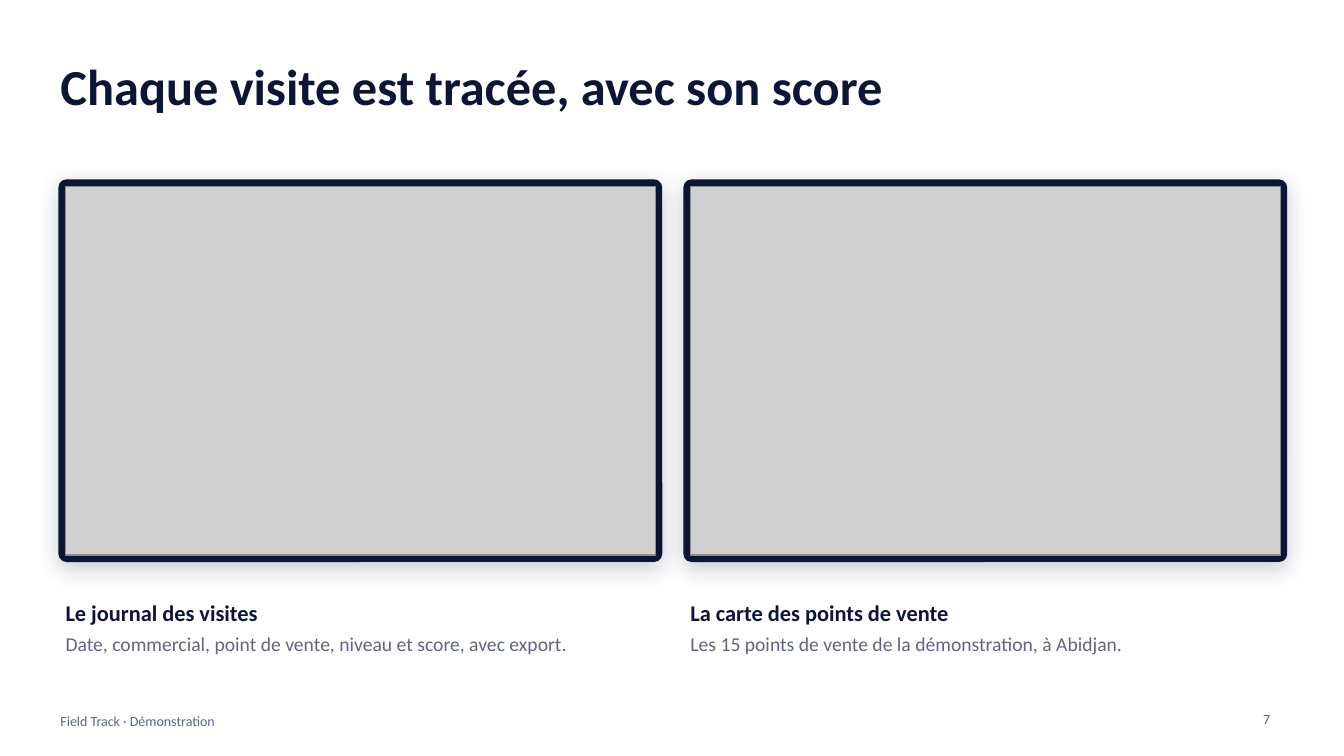
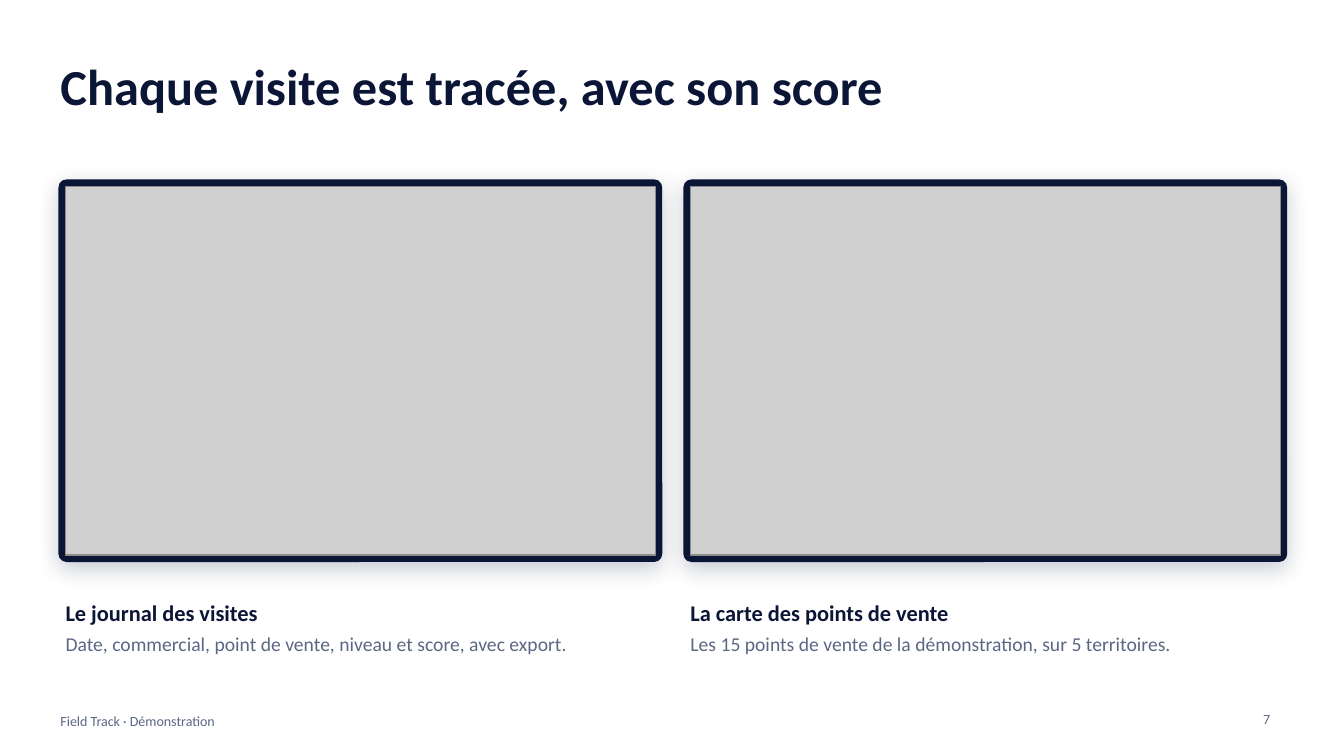
Before and after one commit to jhouedanou/frieslandv3, a slide deck: slide 7 of docs/DEMO-FIELD-TRACK.pptx. Drawn at 1344x756 pixels with LibreOffice and Linux fonts; fonts in the diff are those of the drawing; grey boxes stand for pictures. Boxes give left, top, right and bottom in pixels: in the first picture for what was removed or moved away, otherwise in the second. Text is boxed around its words. In the diff, an @@ line names an element or a change of style, - is before the commit and + after.

```diff
--- a/docs/DEMO-FIELD-TRACK.pptx
+++ b/docs/DEMO-FIELD-TRACK.pptx
@@ text at (690,637,1170,654): text changed @@
-Les 15 points de vente de la démonstration, à Abidjan.
+Les 15 points de vente de la démonstration, sur 5 territoires.
```
Also in this commit, not shown: 6 other slides changed.
